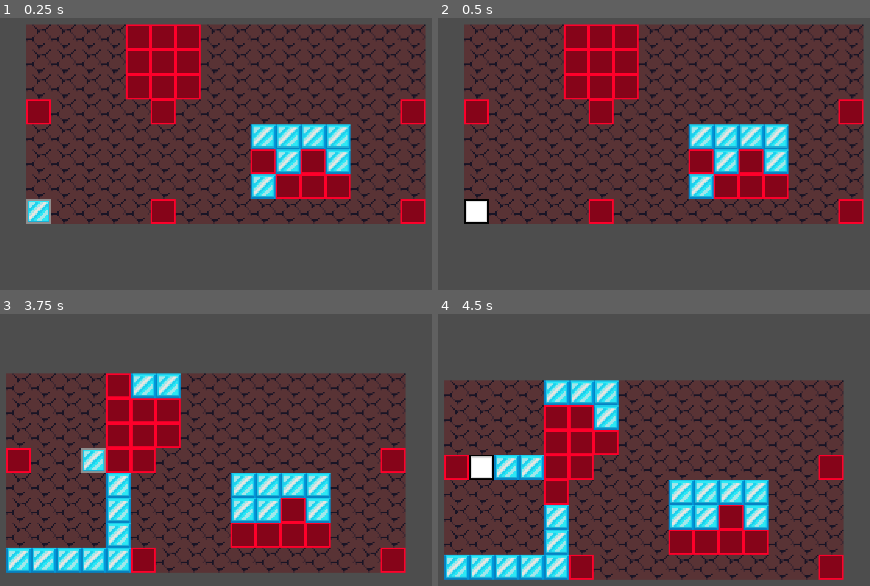
Above: before the commit, frames 1-4 (two rows, left to right).
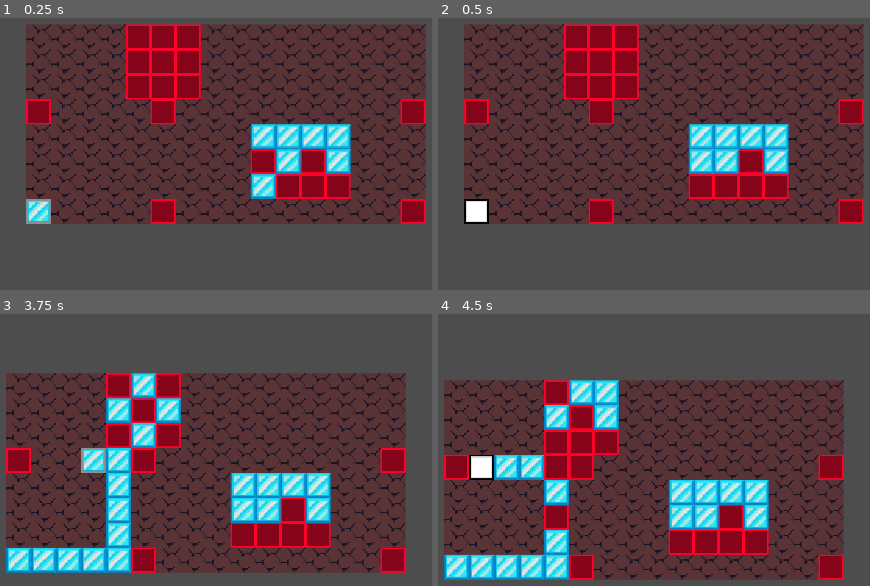
Above: after the commit, the same moments.

Repository: connectoid/Boulder-Dash-Remake
Game: Godot game, scene res://elements/game/game.tscn
Two runs of this game, one before a commit and one after it. Both use one fixed random seed, a clock stepped at 60 frames per second and the inputs below.
Inputs:
- Up to frame 1 (0.25 s): no input
- Up to frame 2 (0.5 s): no input
- Up to frame 3 (3.75 s): hold Right (ui_right) 0.53-1.28 s; hold Down (ui_down) 1.28-2.03 s; hold Right (ui_right) 2.03-2.78 s; hold Up (ui_up) 2.78-3.53 s; hold Left (ui_left) from 3.53 s (still down)
- Up to frame 4 (4.5 s): keep holding Left (ui_left)

Frame 1 is identical in both runs. In frame 2, 1.1% of the frame differs, in the area x 57-64%, y 48-67%; in frame 3, 2.7%, in the area x 24-42%, y 21-59%; in frame 4, 2.1%.

Commit message:
stones delay added

Diff:
--- a/elements/stone/stone_static_body_2d.gd
+++ b/elements/stone/stone_static_body_2d.gd
@@ -5,7 +5,7 @@
 var window_size = Vector2.ZERO
 var falling_timer = Timer.new()
 var rolling_timer = Timer.new()
-var FALLING_INTERVAL = 0.5
+var FALLING_INTERVAL = 0.25
 
 
 func _ready():
@@ -29,36 +29,26 @@
 	vertical_dir.y = 1
 	horizontal_dir.x = -1
 	var new_position = position + vertical_dir.normalized() * TILE_SIZE
-	#if vertical_dir.length_squared() > 0 && is_valid_position(new_position):
 	if is_no_colliders(new_position) && is_no_walls(new_position):
-
+		if not falling_timer.is_stopped():
+			return
 		vertical_dir.y += 1
 		new_position = position + vertical_dir.normalized() * TILE_SIZE
-		if not falling_timer.is_stopped():
-			return
-
-		try_move(new_position)
-		#position = new_position
+		position = new_position
+		falling_timer.start()
 	if not is_no_colliders(position) && is_no_walls(position):
 		if can_rolldown(position) == 'left':
-			if not falling_timer.is_stopped():
+			if not rolling_timer.is_stopped():
 				return
 			new_position = position + horizontal_dir.normalized() * TILE_SIZE
 			position = new_position
-			falling_timer.start()
+			rolling_timer.start()
 		elif can_rolldown(position) == 'right':
-			if not falling_timer.is_stopped():
+			if not rolling_timer.is_stopped():
 				return
 			new_position = position - horizontal_dir.normalized() * TILE_SIZE
 			position = new_position
-			falling_timer.start()
-
-
-func try_move(new_position):
-	# Пробуем двигать персонажа с учётом столкновений
-	#var collision_result = move_and_collide(dir)
-	position = new_position
-	falling_timer.start()
+			rolling_timer.start()
 
 
 func move_stone(dir):
@@ -135,7 +125,11 @@
 func is_no_colliders(pos):
 	var denied_colliders_list = ['StaticBody2D', 'TileMapLayer', 'CharacterBody2D']
 	var colliders_list = get_objects_in_pos(pos)
-	return not comape_lists(colliders_list, denied_colliders_list)
+	var is_colliders = comape_lists(colliders_list, denied_colliders_list)
+	if is_colliders:
+		falling_timer.start()
+
+	return not is_colliders
 
 
 func is_no_walls(pos):
